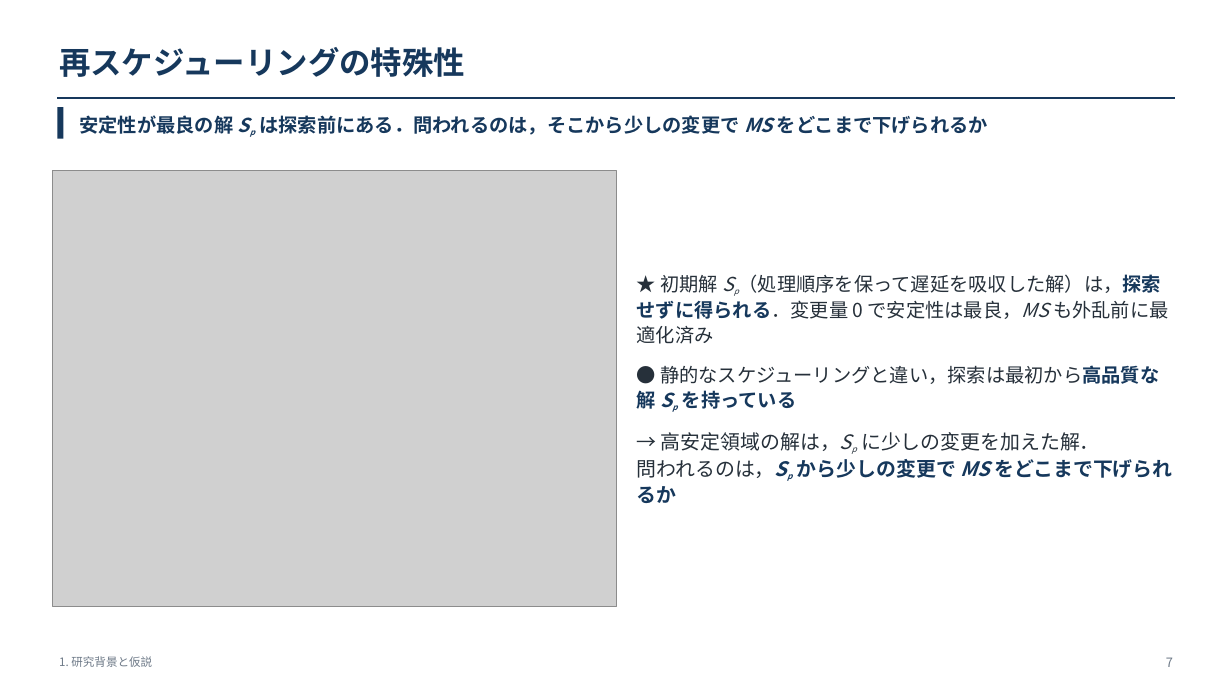
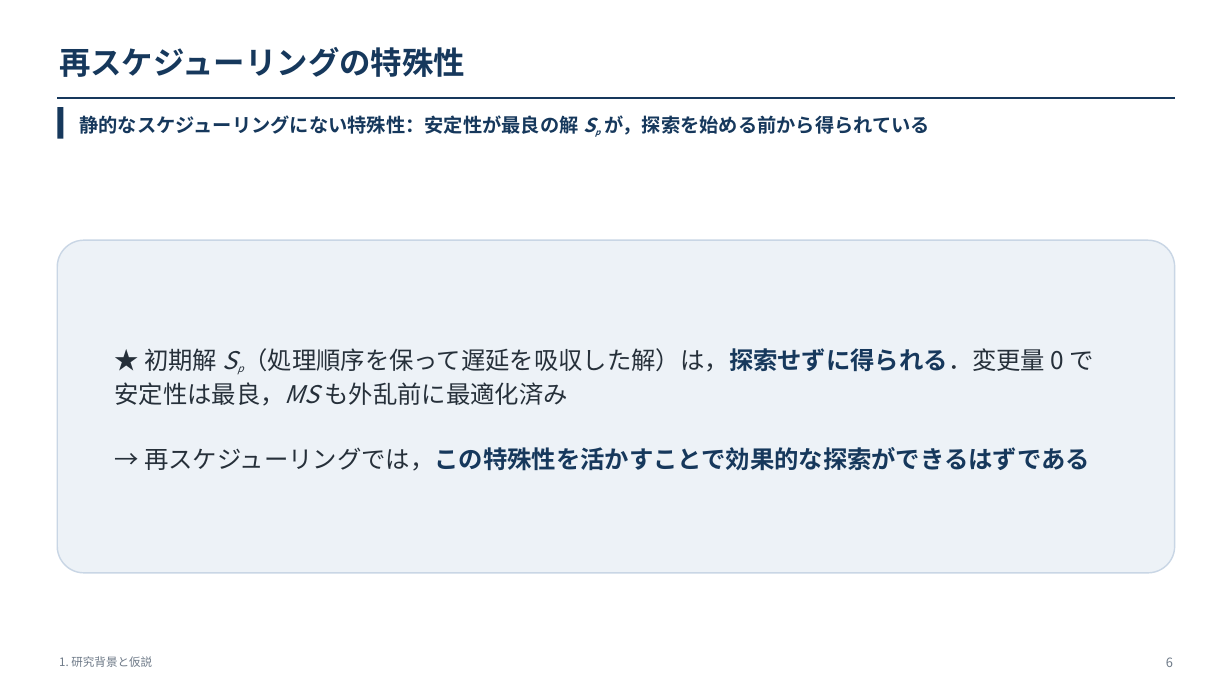
Before and after one commit to kitotakumi/stability_scheduling, a slide deck: slide 6 of doc/presentation_materials/JIMA2026fall_発表.pptx (slide 7 before the commit). Drawn at 1232x693 pixels with LibreOffice and Linux fonts; fonts in the diff are those of the drawing; grey boxes stand for pictures. Boxes give left, top, right and bottom in pixels: in the first picture for what was removed or moved away, otherwise in the second. Text is boxed around its words. In the diff, an @@ line names an element or a change of style, - is before the commit and + after.

```diff
--- a/doc/presentation_materials/JIMA2026fall_発表.pptx
+++ b/doc/presentation_materials/JIMA2026fall_発表.pptx
@@ text at [79,115,930,135]: text changed @@
-安定性が最良の解 Sp は探索前にある．問われるのは，そこから少しの変更で MS をどこまで下げられるか
+静的なスケジューリングにない特殊性：安定性が最良の解 Sp が，探索を始める前から得られている
@@ picture removed at [53,171,616,607] @@
@@ rounded rectangle added at [57,240,1175,573], fill #EDF2F7, outline #C9D6E5 1.1 pt @@
@@ text "★ 初期解 Sp（処理順序を保って遅延を吸収した解）は，探索せずに得られる．変更量 0 で安定性は最良，MS ...": place and size @@
-text "★ 初期解 Sp（処理順序を保って遅延を吸収した解）は，探索せずに得られる．変更量 0 で安定性は最良，MS ..." at [637,274,1172,503]
+text "★ 初期解 Sp（処理順序を保って遅延を吸収した解）は，探索せずに得られる．変更量 0 で安定性は最良，MS ..." at [115,348,1094,471]
@@ text at [115,348,1094,406]: size 15 to 19 pt in "★ 初期解 Sp（処理順序を保って遅延を吸収した解）は，探索せずに得られる．変更量 0 で安定性は最良，MS も外乱前に ..."; size 10.8 to 13.7 pt in "Sp（処理順序を保って遅延を吸収した解）は，探索せずに得られる．変更量"; line spacing 1.08 to 1.15 @@
@@ text at [144,447,1090,471]: text changed; size 15.5 to 19 pt; text colour #26303A to #16385C; bold on @@
-● 静的なスケジューリングと違い，探索は最初から高品質な解 Sp を持っている
-→ 高安定領域の解は，Sp に少しの変更を加えた解．
-問われるのは，Sp から少しの変更で MS をどこまで下げられるか
+→ 再スケジューリングでは，この特殊性を活かすことで効果的な探索ができるはずである
@@ text at [1166,657,1173,667]: text changed @@
-7
+6
```
Also in this commit, not shown: 3 other slides changed, 2 other files.
